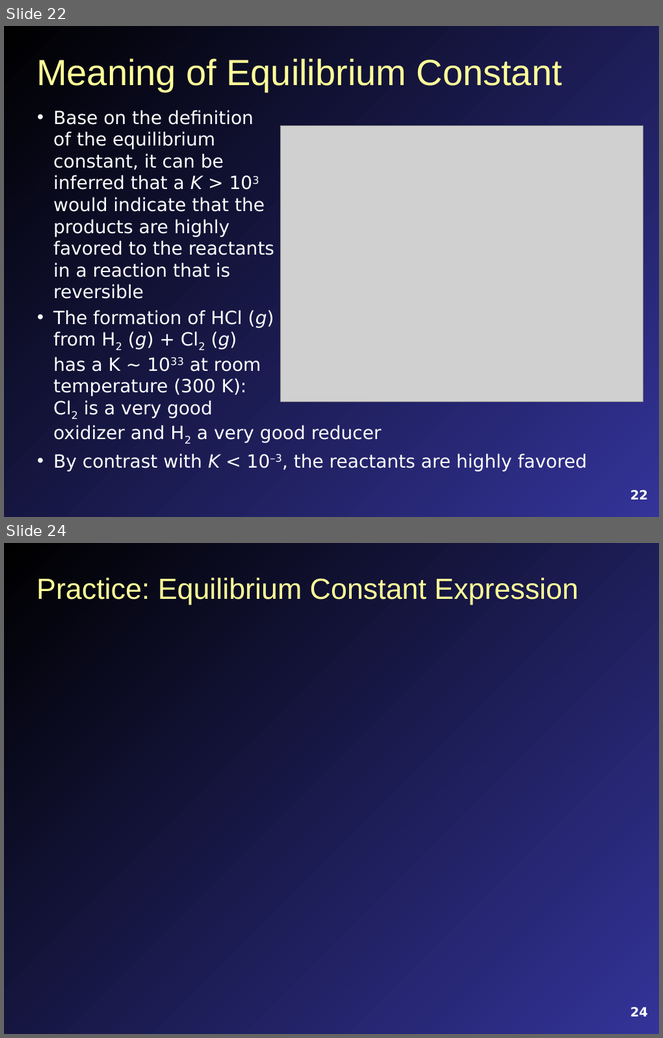
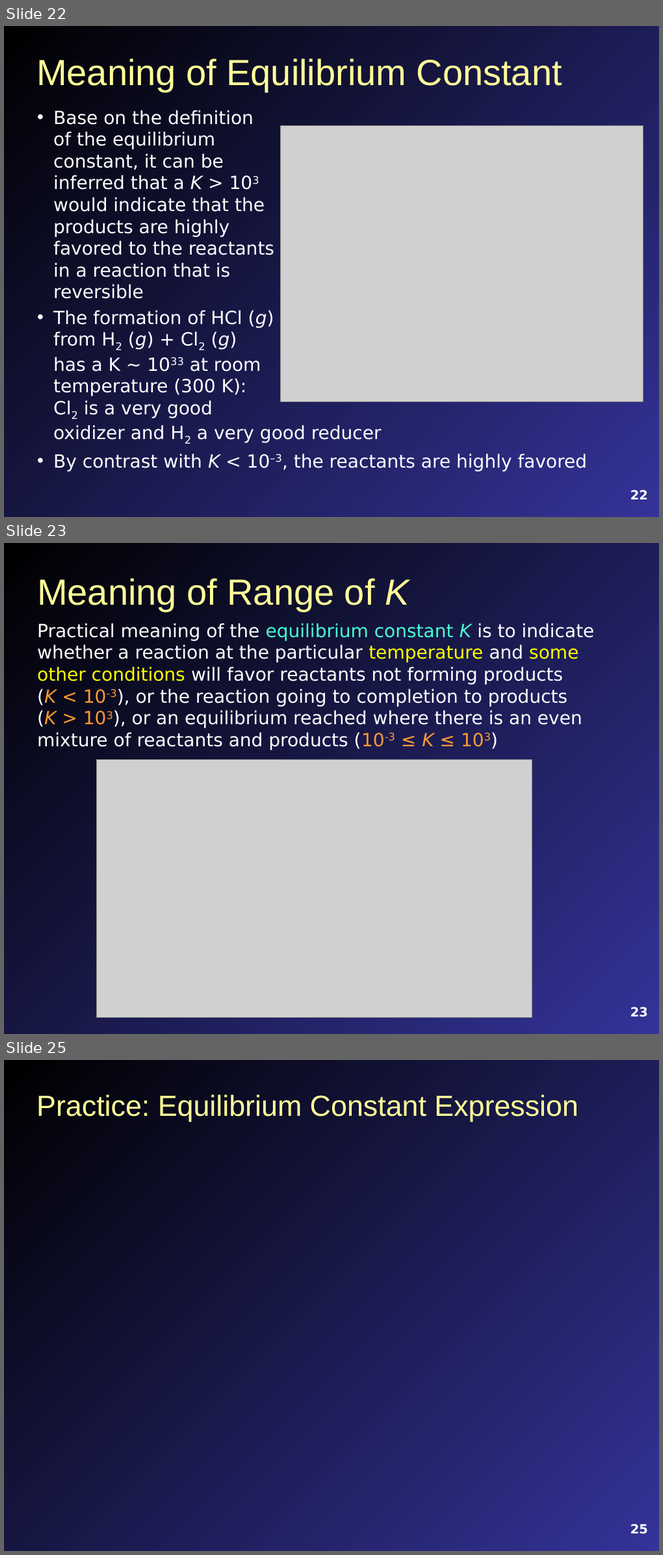
Before and after one commit to mavigozler/mavigozler.github.io, a slide deck: Teaching/Chemistry/Lecture Slides/FCC Chem 3A Chap 13 Content.pptx. Shown one above the other, each under a label of ours: slides 22 and 24 before the commit, slides 22, 23 and 25 after it; the slides between them are not shown. The pictures are 663x1038 and 663x1555 pixels, drawn with LibreOffice and Linux fonts; fonts in the diff are those of the drawing; grey boxes stand for pictures. Boxes give left, top, right and bottom in pixels: in the first picture for what was removed or moved away, otherwise in the second. Text is boxed around its words. In the diff, an @@ line names an element or a change of style, - is before the commit and + after.

```diff
--- a/Teaching/Chemistry/Lecture Slides/FCC Chem 3A Chap 13 Content.pptx
+++ b/Teaching/Chemistry/Lecture Slides/FCC Chem 3A Chap 13 Content.pptx
@@ slide 23 added at <box>4,543,659,1034</box>, background gradient #000000 to #333399 @@
@@ title added at <box>37,578,409,611</box>, 40 pt, text #FFFF99 @@
+Meaning of Range of K
@@ text added at <box>37,623,595,750</box>, 20 pt, text #FFFFFF @@
+Practical meaning of the equilibrium constant K is to indicate whether a reaction at the particular temperature and some other conditions will favor reactants not forming products
+(K < 10-3), or the reaction going to completion to products
+(K > 103), or an equilibrium reached where there is an even mixture of reactants and products (10-3 ≤ K ≤ 103)
@@ picture added at <box>96,760,532,1018</box> @@
@@ page number added at <box>631,1007,648,1017</box>, 14 pt, text #FFFFFF, bold @@
+23
@@ what was slide 24 is now slide 25 @@
@@ page number at <box>631,1524,648,1534</box>: text changed @@
-24
+25
```
Also in this commit, not shown: 8 slides changed, 10 other slides added, 3 slides removed, 13 other files.
